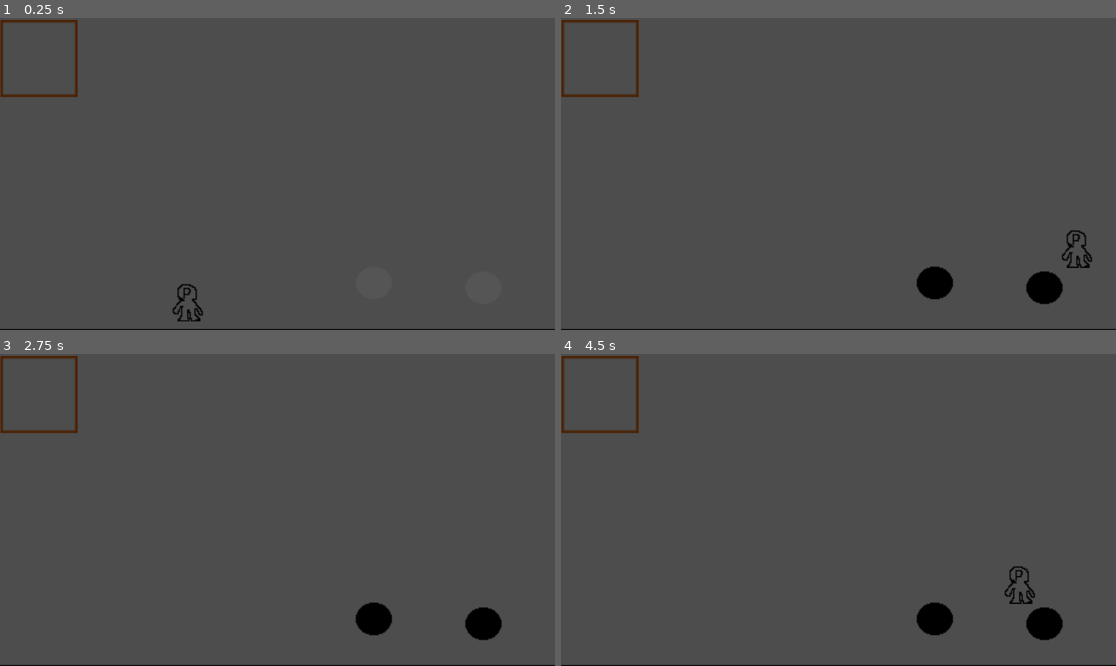
Above: before the commit, frames 1-4 (two rows, left to right).
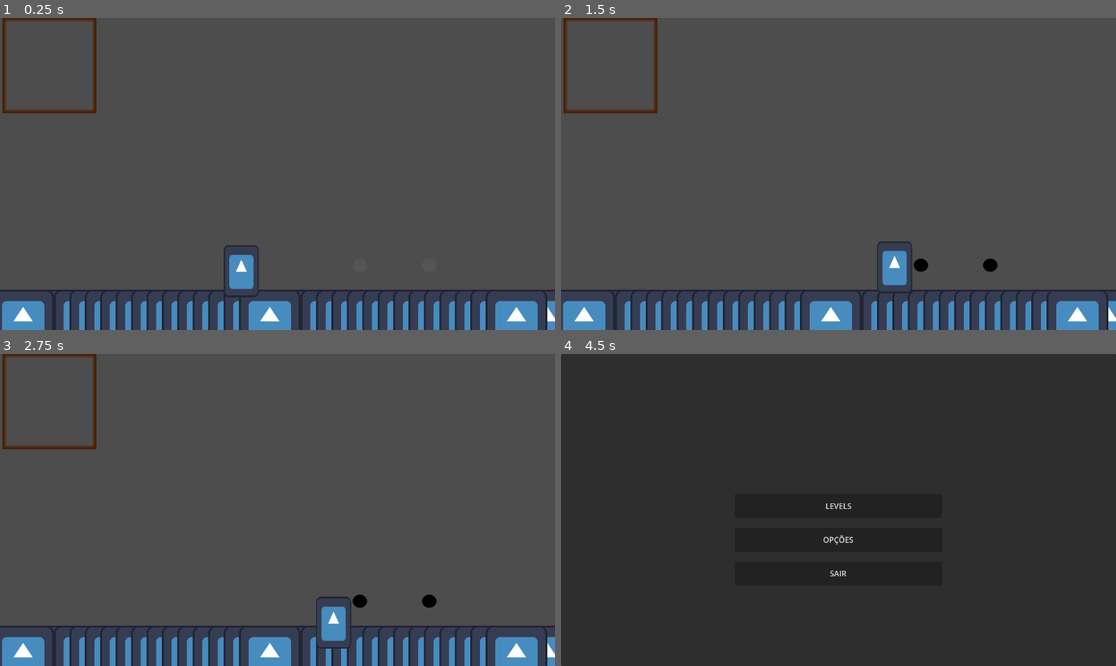
Above: after the commit, the same moments.

Repository: DanielKuhnDeAraujo/OutOfTime
Game: Godot game, scene res://secenes/jogo.tscn
Same seed, same stepped clock (60 frames per second), same inputs: the game is played once before the commit and once after it. The engine's default icon, where the game draws it, is replaced by a stand-in: a white triangle on a blue panel in a dark square.
Inputs (mouse positions are in pixels of both pictures, inside the frame that each line leads up to):
- Up to frame 1 (0.25 s): no input
- Up to frame 2 (1.5 s): tap Enter (ui_accept) at 0.5, 0.77 s; hold X (instanciar) 0.53-1.28 s; hold Right (ui_right) from 0.53 s (still down); tap V (futuro) at 1.35 s
- Up to frame 3 (2.75 s): tap Enter (ui_accept) at 1.52 s; tap X (instanciar) at 1.55 s; release Right (ui_right) at 2 s; click (277, 460) at 2 s, where only the run after the commit has a clickable "RETORNAR AO JOGO"
- Up to frame 4 (4.5 s): tap Enter (ui_accept) at 2.75 s; hold Left (ui_left) 2.78-3.5 s; hold X (instanciar) 2.78-3.5 s; click (838, 494) at 3.5 s, where only the run after the commit has a clickable "OPÇÕES"; click (838, 528) at 4.25 s, where only the run after the commit has a clickable "MENU PRINCIPAL"

The runs differ from the first frame. In frame 1, 8.9% of the frame differs, in the area x 0-100%, y 0-100%; in frame 2, 9.9%; in frame 3, 9.5%; in frame 4, 99%.

Commit message:
Revert "Merge branch 'main' into coisas_chataaaaas"
This reverts commit dc3350e2789d5fb26ced9bca3bbe78638a5ed175, reversing
changes made to 8a3954a6e5d63c71ded80d2b0cb48f128b13dba2.

Diff:
--- a/project.godot
+++ b/project.godot
@@ -37,6 +37,11 @@
 "events": [Object(InputEventKey,"resource_local_to_scene":false,"resource_name":"","device":-1,"window_id":0,"alt_press …(192 unchanged characters)…
 ]
 }
+pausa={
+"deadzone": 0.2,
+"events": [Object(InputEventKey,"resource_local_to_scene":false,"resource_name":"","device":-1,"window_id":0,"alt_pressed":false,"shift_pressed":false,"ctrl_pressed":false,"meta_pressed":false,"pressed":false,"keycode":0,"physical_keycode":4194309,"key_label":0,"unicode":0,"location":0,"echo":false,"script":null)
+]
+}
 
 [layer_names]
 
--- /dev/null
+++ b/scripts/pausa.gd
@@ -0,0 +1,46 @@
+extends Control
+
+var active: int = 0
+@onready var retornar: Button = $PanelContainer/MarginContainer/VBoxContainer/retornar
+@onready var sair: Button = $PanelContainer/MarginContainer/VBoxContainer/sair
+@onready var configs: Button = $PanelContainer/MarginContainer/VBoxContainer/configs
+signal atualizar
+signal ativar
+# Called when the node enters the scene tree for the first time.
+func _ready() -> void:
+	visible = false
+	get_tree().paused = false
+
+func _input(event: InputEvent) -> void:
+	if Input.is_action_just_pressed("pausa"):
+		emit_signal("ativar")
+		if get_tree().paused:
+			visible = false
+			get_tree().paused = false
+		else:
+			get_tree().paused = true
+			visible = true
+
+	#if Input.is_action_just_pressed("olhar_baixo"):
+		#if active < 3:
+			#active += 1
+		#else:
+			#active = 1
+	#if Input.is_action_just_pressed("olhar_cima"):
+		#if active > 1:
+			#active -= 1
+		#else:
+			#active = 3
+	#print(active)
+func _on_sair_pressed() -> void:
+	get_tree().paused = false
+	get_tree().change_scene_to_file("res://secenes/tela inicial.tscn")
+
+
+func _on_voltar_pressed() -> void:
+	visible = false
+	get_tree().paused = false
+
+
+func _on_opcoes_pressed() -> void:
+	print("estamos trabalhando nisso!")
--- a/scripts/player.gd
+++ b/scripts/player.gd
@@ -19,8 +19,8 @@
 var aceleracao: float = 50
 var friccao: float = 70
 func _ready() -> void:
-	animated_sprite_2d_2.position.x = -20
-	area_2d.position.x=-20
+	animated_sprite_2d_2.position.x = -47
+	area_2d.position.x=-47
 
 func _physics_process(delta: float) -> void:
 	# Add the gravity.
@@ -37,8 +37,8 @@
 		if direction:
 			SPEED = move_toward(SPEED, MAXSPEED * direction, aceleracao)
 			velocity.x = SPEED
-			animated_sprite_2d_2.position.x = 20*direction
-			area_2d.position.x=20*direction
+			animated_sprite_2d_2.position.x = 47*direction
+			area_2d.position.x=47*direction
 			if direction!= 0 :
 				udirection = direction
 		else:
@@ -78,7 +78,7 @@
 func instanciar() :
 	var obejto = load(ItemGuardadoCena).instantiate()
 	obejto.global_position = global_position
-	obejto.global_position.x += 20*udirection
+	obejto.global_position.x += 50*udirection
 	obejto.Idade =ItemGuardadoIdade
 	get_tree().root.get_child(0).add_child(obejto)
 	SpriteInventario.texture = null
--- a/secenes/jogo.tscn
+++ b/secenes/jogo.tscn
@@ -1,18 +1,11 @@
-[gd_scene load_steps=12 format=3 uid="uid://bkmdt1bedki3f"]
+[gd_scene load_steps=9 format=3 uid="uid://bkmdt1bedki3f"]
 
 [ext_resource type="Script" uid="uid://ogobrvbjqmf1" path="res://scripts/jogo.gd" id="1_56hio"]
 [ext_resource type="Texture2D" uid="uid://4q335xxs2p" path="res://icon.svg" id="1_gqj68"]
 [ext_resource type="PackedScene" uid="uid://b2ih5y2lse8i7" path="res://secenes/player.tscn" id="2_7cdr2"]
-[ext_resource type="Texture2D" uid="uid://dtiyeog25tj4k" path="res://assets/tileholderset.png" id="2_xa44m"]
 [ext_resource type="PackedScene" uid="uid://3k2g35fpa4hn" path="res://secenes/quadrado.tscn" id="3_an2ke"]
 [ext_resource type="Texture2D" uid="uid://66r3uo0h6sni" path="res://assets/moldura.png" id="4_1gnu7"]
-[ext_resource type="FontFile" uid="uid://bvfihk87sg2c0" path="res://assets/PixelOperator8-Bold.ttf" id="7_vhqen"]
-
-[sub_resource type="TileSetAtlasSource" id="TileSetAtlasSource_vhqen"]
-texture = ExtResource("2_xa44m")
-texture_region_size = Vector2i(32, 32)
-0:0/0 = 0
-0:0/0/physics_layer_0/polygon_0/points = PackedVector2Array(-16, -16, 16, -16, 16, 16, -16, 16)
+[ext_resource type="PackedScene" uid="uid://blarwmunkrjtj" path="res://secenes/pausa.tscn" id="6_xa44m"]
 
 [sub_resource type="TileSetAtlasSource" id="TileSetAtlasSource_7cdr2"]
 texture = ExtResource("1_gqj68")
@@ -24,45 +17,39 @@
 tile_size = Vector2i(32, 32)
 physics_layer_0/collision_layer = 1
 sources/1 = SubResource("TileSetAtlasSource_7cdr2")
-sources/0 = SubResource("TileSetAtlasSource_vhqen")
-
-[sub_resource type="LabelSettings" id="LabelSettings_xa44m"]
-font = ExtResource("7_vhqen")
-font_size = 8
 
 [node name="jogo" type="Node2D"]
 script = ExtResource("1_56hio")
 
 [node name="Camera2D" type="Camera2D" parent="."]
-position = Vector2(0, 95)
-zoom = Vector2(2.5, 2.5)
 
 [node name="TileMap" type="TileMap" parent="."]
 tile_set = SubResource("TileSet_nt2a2")
 format = 2
-layer_0/tile_data = PackedInt32Array(655395, 1, 0, 524270, 0, 0, 524271, 0, 0, 524272, 0, 0, 524273, 0, 0, 524274, 0, 0, 524275, 0, 0, 524276, 0, 0, 524277, 0, 0, 524278, 0, 0, 524279, 0, 0, 524280, 0, 0, 524281, 0, 0, 524282, 0, 0, 524283, 0, 0, 524284, 0, 0, 524285, 0, 0, 524286, 0, 0, 524287, 0, 0, 458752, 0, 0, 458753, 0, 0, 458754, 0, 0, 458755, 0, 0, 458756, 0, 0, 458757, 0, 0, 458758, 0, 0, 458759, 0, 0, 458760, 0, 0, 458761, 0, 0, 458762, 0, 0, 458763, 0, 0, 458764, 0, 0, 458765, 0, 0, 458766, 0, 0, 458767, 0, 0, 458768, 0, 0, 458769, 0, 0)
+layer_0/tile_data = PackedInt32Array(655395, 1, 0, 655343, 1, 0, 655344, 1, 0, 655345, 1, 0, 655346, 1, 0, 655347, 1, 0, 655348, 1, 0, 655349, 1, 0, 655350, 1, 0, 655351, 1, 0, 655352, 1, 0, 655353, 1, 0, 655354, 1, 0, 655355, 1, 0, 655356, 1, 0, 655357, 1, 0, 655358, 1, 0, 655359, 1, 0, 589824, 1, 0, 589825, 1, 0, 589826, 1, 0, 589827, 1, 0, 589828, 1, 0, 589829, 1, 0, 589830, 1, 0, 589831, 1, 0, 589832, 1, 0, 589833, 1, 0, 589834, 1, 0, 589835, 1, 0, 589836, 1, 0, 589837, 1, 0, 589838, 1, 0, 589839, 1, 0, 589840, 1, 0, 589841, 1, 0)
 
 [node name="Player" parent="." instance=ExtResource("2_7cdr2")]
 position = Vector2(-74, 172)
 
 [node name="StaticBody2D" parent="." instance=ExtResource("3_an2ke")]
-position = Vector2(80, 186)
+position = Vector2(315, 190)
 
 [node name="SpriteInventario" type="Sprite2D" parent="."]
-position = Vector2(-198, 1)
-scale = Vector2(1.5, 1.5)
+position = Vector2(-473.5, -225.5)
+scale = Vector2(6.0937505, 6.21875)
 
 [node name="Sprite2D2" type="Sprite2D" parent="."]
-position = Vector2(-198, -1)
-scale = Vector2(2, 2)
+position = Vector2(-473.5, -225.5)
+scale = Vector2(6.0937505, 6.21875)
 texture = ExtResource("4_1gnu7")
 
 [node name="Nome" type="Label" parent="."]
-offset_left = -228.0
-offset_top = 32.0
-offset_right = -38.0
-offset_bottom = 85.0
-label_settings = SubResource("LabelSettings_xa44m")
+offset_left = -572.0
+offset_top = -122.0
+offset_right = -382.0
+offset_bottom = -69.0
 
 [node name="StaticBody2D2" parent="." instance=ExtResource("3_an2ke")]
 position = Vector2(171, 190)
+
+[node name="MenuDePausa" parent="." instance=ExtResource("6_xa44m")]
--- /dev/null
+++ b/secenes/pausa.tscn
@@ -0,0 +1,57 @@
+[gd_scene load_steps=2 format=3 uid="uid://blarwmunkrjtj"]
+
+[ext_resource type="Script" uid="uid://daik62tqevk66" path="res://scripts/pausa.gd" id="1_wwgwx"]
+
+[node name="MenuDePausa" type="Control"]
+process_mode = 3
+layout_mode = 3
+anchors_preset = 15
+anchor_right = 1.0
+anchor_bottom = 1.0
+grow_horizontal = 2
+grow_vertical = 2
+script = ExtResource("1_wwgwx")
+
+[node name="PanelContainer" type="PanelContainer" parent="."]
+layout_mode = 1
+anchors_preset = 8
+anchor_left = 0.5
+anchor_top = 0.5
+anchor_right = 0.5
+anchor_bottom = 0.5
+offset_left = -148.25
+offset_top = -149.0
+offset_right = 148.25
+offset_bottom = 92.0
+grow_horizontal = 2
+grow_vertical = 2
+
+[node name="MarginContainer" type="MarginContainer" parent="PanelContainer"]
+layout_mode = 2
+theme_override_constants/margin_left = 20
+theme_override_constants/margin_top = 30
+theme_override_constants/margin_right = 20
+theme_override_constants/margin_bottom = 15
+
+[node name="VBoxContainer" type="VBoxContainer" parent="PanelContainer/MarginContainer"]
+layout_mode = 2
+theme_override_constants/separation = 40
+
+[node name="voltar" type="Button" parent="PanelContainer/MarginContainer/VBoxContainer"]
+custom_minimum_size = Vector2(0, 30)
+layout_mode = 2
+text = "RETORNAR AO JOGO"
+
+[node name="opcoes" type="Button" parent="PanelContainer/MarginContainer/VBoxContainer"]
+custom_minimum_size = Vector2(0, 30)
+layout_mode = 2
+text = "OPÇÕES"
+
+[node name="sair" type="Button" parent="PanelContainer/MarginContainer/VBoxContainer"]
+custom_minimum_size = Vector2(0, 30)
+layout_mode = 2
+text = "MENU PRINCIPAL"
+
+[connection signal="pressed" from="PanelContainer/MarginContainer/VBoxContainer/voltar" to="." method="_on_voltar_pressed"]
+[connection signal="pressed" from="PanelContainer/MarginContainer/VBoxContainer/opcoes" to="." method="_on_opcoes_pressed"]
+[connection signal="pressed" from="PanelContainer/MarginContainer/VBoxContainer/sair" to="." method="_on_sair_pressed"]
--- a/secenes/player.tscn
+++ b/secenes/player.tscn
@@ -1,14 +1,13 @@
-[gd_scene load_steps=8 format=3 uid="uid://b2ih5y2lse8i7"]
+[gd_scene load_steps=6 format=3 uid="uid://b2ih5y2lse8i7"]
 
 [ext_resource type="Script" uid="uid://ddcryylbmseba" path="res://scripts/player.gd" id="1_67aaq"]
-[ext_resource type="Texture2D" uid="uid://cwkvrr3145r38" path="res://assets/placeholderman.png" id="2_67aaq"]
-[ext_resource type="Texture2D" uid="uid://dtiyeog25tj4k" path="res://assets/tileholderset.png" id="3_8brib"]
+[ext_resource type="Texture2D" uid="uid://4q335xxs2p" path="res://icon.svg" id="1_i0ofs"]
 
 [sub_resource type="SpriteFrames" id="SpriteFrames_67aaq"]
 animations = [{
 "frames": [{
 "duration": 1.0,
-"texture": ExtResource("2_67aaq")
+"texture": ExtResource("1_i0ofs")
 }],
 "loop": true,
 "name": &"default",
@@ -16,21 +15,9 @@
 }]
 
 [sub_resource type="RectangleShape2D" id="RectangleShape2D_8brib"]
-size = Vector2(32, 32)
+size = Vector2(73, 107)
 
 [sub_resource type="RectangleShape2D" id="RectangleShape2D_67aaq"]
-size = Vector2(10, 10)
-
-[sub_resource type="SpriteFrames" id="SpriteFrames_esbok"]
-animations = [{
-"frames": [{
-"duration": 1.0,
-"texture": ExtResource("3_8brib")
-}],
-"loop": true,
-"name": &"default",
-"speed": 5.0
-}]
 
 [node name="Player" type="CharacterBody2D"]
 collision_layer = 2
@@ -39,10 +26,11 @@
 
 [node name="AnimatedSprite2D" type="AnimatedSprite2D" parent="."]
 position = Vector2(-1.0000002, 1)
+scale = Vector2(0.57031256, 0.84375)
 sprite_frames = SubResource("SpriteFrames_67aaq")
 
 [node name="CollisionShape2D" type="CollisionShape2D" parent="."]
-position = Vector2(-1, 1)
+position = Vector2(0, 1)
 shape = SubResource("RectangleShape2D_8brib")
 
 [node name="pegar_timer" type="Timer" parent="."]
@@ -60,8 +48,8 @@
 
 [node name="AnimatedSprite2D2" type="AnimatedSprite2D" parent="."]
 visible = false
-scale = Vector2(0.28125, 0.28124997)
-sprite_frames = SubResource("SpriteFrames_esbok")
+scale = Vector2(0.16111757, 0.14379884)
+sprite_frames = SubResource("SpriteFrames_67aaq")
 
 [connection signal="timeout" from="pegar_timer" to="." method="_on_pegar_timer_timeout"]
 [connection signal="body_entered" from="Area2D" to="." method="_on_area_2d_body_entered"]
--- /dev/null
+++ b/secenes/tela inicial.tscn
@@ -0,0 +1,61 @@
+[gd_scene load_steps=2 format=3 uid="uid://ca8g6dryfu3yl"]
+
+[ext_resource type="Script" uid="uid://3v35nbq3qcg6" path="res://scripts/tela_inicial.gd" id="1_olipr"]
+
+[node name="TelaInicial" type="Control"]
+layout_mode = 3
+anchors_preset = 15
+anchor_right = 1.0
+anchor_bottom = 1.0
+grow_horizontal = 2
+grow_vertical = 2
+script = ExtResource("1_olipr")
+
+[node name="Panel" type="Panel" parent="."]
+layout_mode = 1
+anchors_preset = 15
+anchor_right = 1.0
+anchor_bottom = 1.0
+grow_horizontal = 2
+grow_vertical = 2
+
+[node name="MarginContainer" type="MarginContainer" parent="."]
+layout_mode = 1
+anchors_preset = 8
+anchor_left = 0.5
+anchor_top = 0.5
+anchor_right = 0.5
+anchor_bottom = 0.5
+offset_left = -235.125
+offset_top = -63.0
+offset_right = 235.125
+offset_bottom = 197.0
+grow_horizontal = 2
+grow_vertical = 2
+theme_override_constants/margin_left = 20
+theme_override_constants/margin_top = 30
+theme_override_constants/margin_right = 20
+theme_override_constants/margin_bottom = 40
+
+[node name="VBoxContainer" type="VBoxContainer" parent="MarginContainer"]
+layout_mode = 2
+theme_override_constants/separation = 20
+
+[node name="levels" type="Button" parent="MarginContainer/VBoxContainer"]
+custom_minimum_size = Vector2(0, 50)
+layout_mode = 2
+text = "LEVELS"
+
+[node name="opções" type="Button" parent="MarginContainer/VBoxContainer"]
+custom_minimum_size = Vector2(0, 50)
+layout_mode = 2
+text = "OPÇÕES"
+
+[node name="sair" type="Button" parent="MarginContainer/VBoxContainer"]
+custom_minimum_size = Vector2(0, 50)
+layout_mode = 2
+text = "SAIR"
+
+[connection signal="pressed" from="MarginContainer/VBoxContainer/levels" to="." method="_on_levels_pressed"]
+[connection signal="pressed" from="MarginContainer/VBoxContainer/opções" to="." method="_on_opções_pressed"]
+[connection signal="pressed" from="MarginContainer/VBoxContainer/sair" to="." method="_on_sair_pressed"]
Binary file removed: assets/PixelOperator8-Bold.ttf
Not shown, removed: assets/PixelOperator8-Bold.ttf.import
Binary file removed: assets/tileholderset.png
Not shown, removed: assets/tileholderset.png.import
Not shown, added: scripts/pausa.gd.uid
Not shown, changed: scripts/tela_inicial.gd.uid
